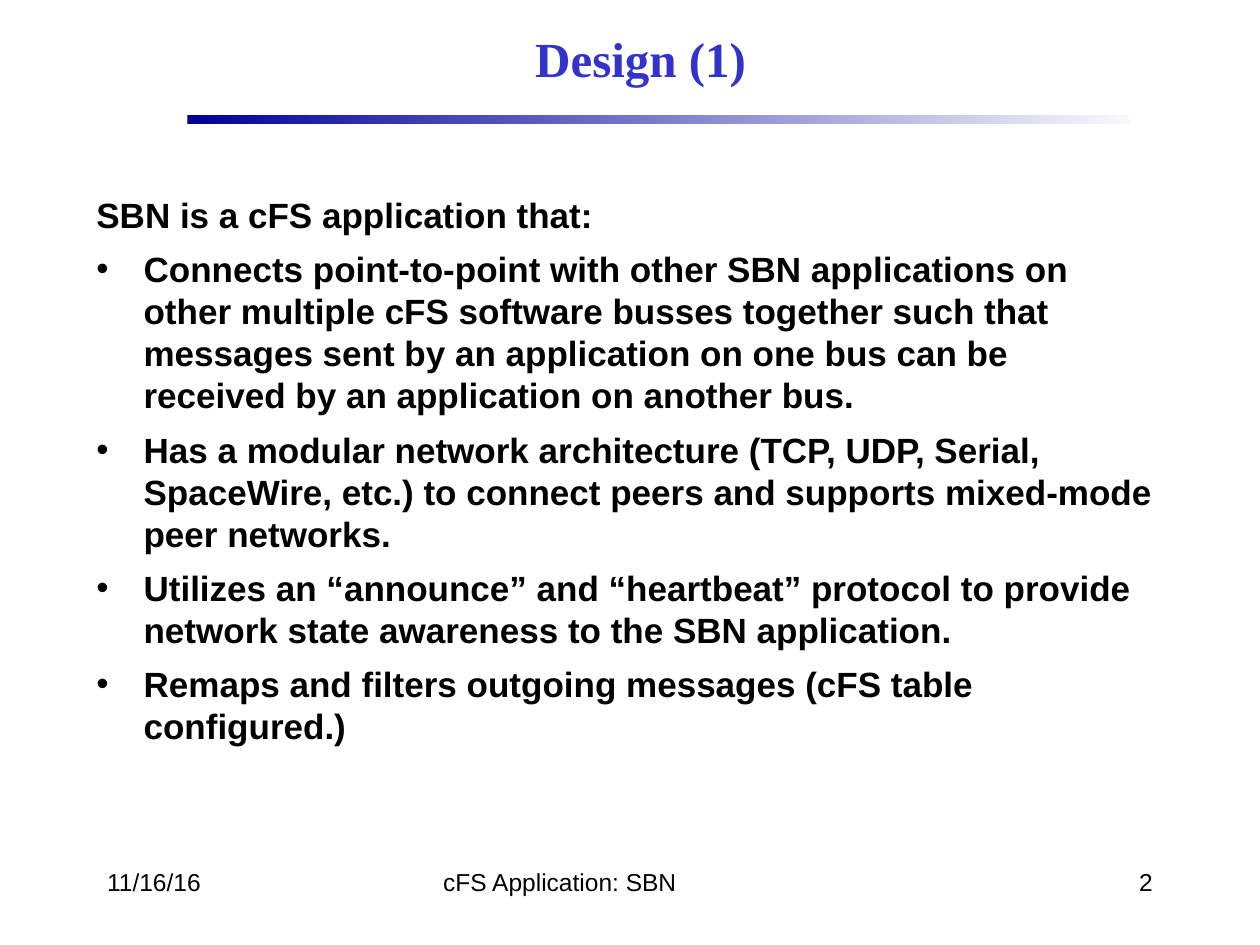
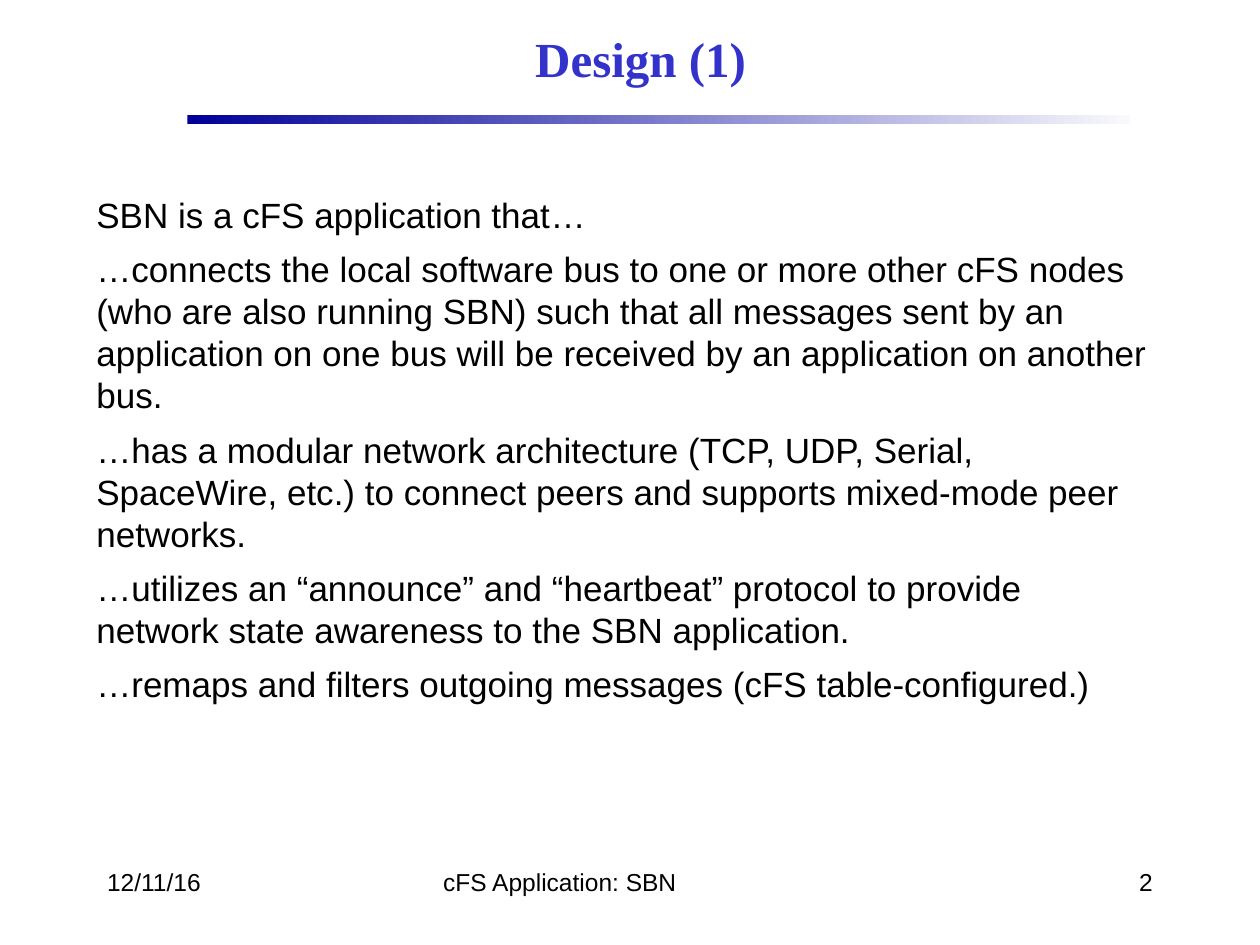
Before and after one commit to nasa/SBN, a slide deck: slide 2 of docs/SBN_Design.pptx. Drawn at 1260x945 pixels with LibreOffice and Linux fonts; fonts in the diff are those of the drawing; background and template pictures are left out. Boxes give left, top, right and bottom in pixels: in the first picture for what was removed or moved away, otherwise in the second. Text is boxed around its words. In the diff, an @@ line names an element or a change of style, - is before the commit and + after.

```diff
--- a/docs/SBN_Design.pptx
+++ b/docs/SBN_Design.pptx
@@ text at <box>96,202,1146,704</box>: text changed; bold off @@
-SBN is a cFS application that:
-• Connects point-to-point with other SBN applications on other multiple cFS software busses together such that messages sent by an application on one bus can be received by an application on another bus.
-• Has a modular network architecture (TCP, UDP, Serial, SpaceWire, etc.) to connect peers and supports mixed-mode peer networks.
-• Utilizes an “announce” and “heartbeat” protocol to provide network state awareness to the SBN application.
-• Remaps and filters outgoing messages (cFS table configured.)
+SBN is a cFS application that…
+…connects the local software bus to one or more other cFS nodes (who are also running SBN) such that all messages sent by an application on one bus will be received by an application on another bus.
+…has a modular network architecture (TCP, UDP, Serial, SpaceWire, etc.) to connect peers and supports mixed-mode peer networks.
+…utilizes an “announce” and “heartbeat” protocol to provide network state awareness to the SBN application.
+…remaps and filters outgoing messages (cFS table-configured.)
@@ text at <box>107,873,201,892</box>: text changed @@
-11/16/16
+12/11/16
```
Also in this commit, not shown: 16 other slides changed, 2 slides added.
